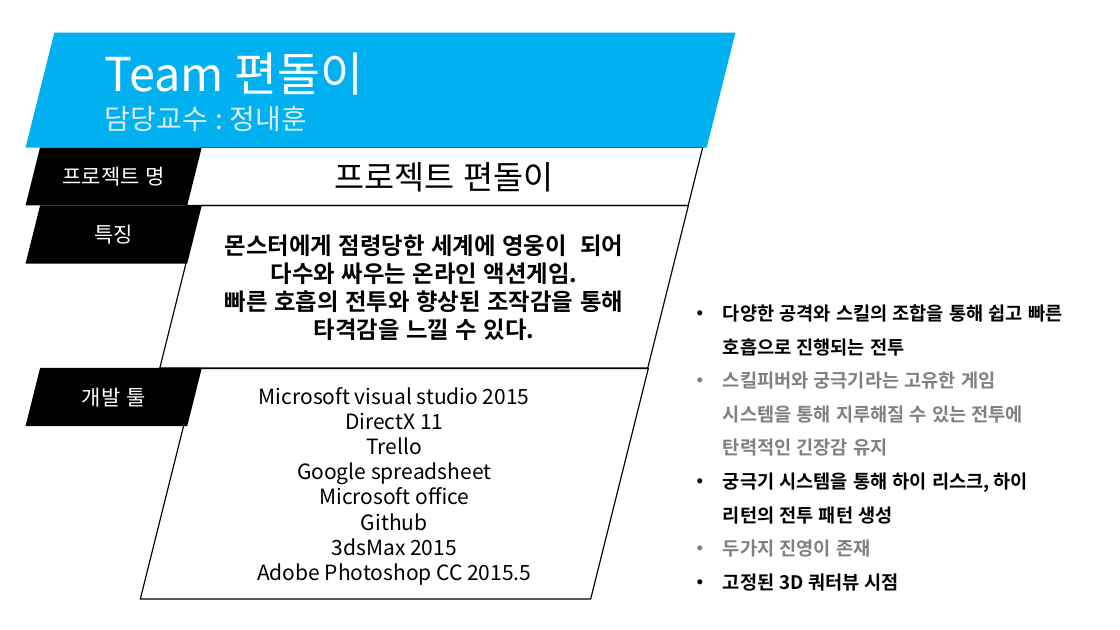
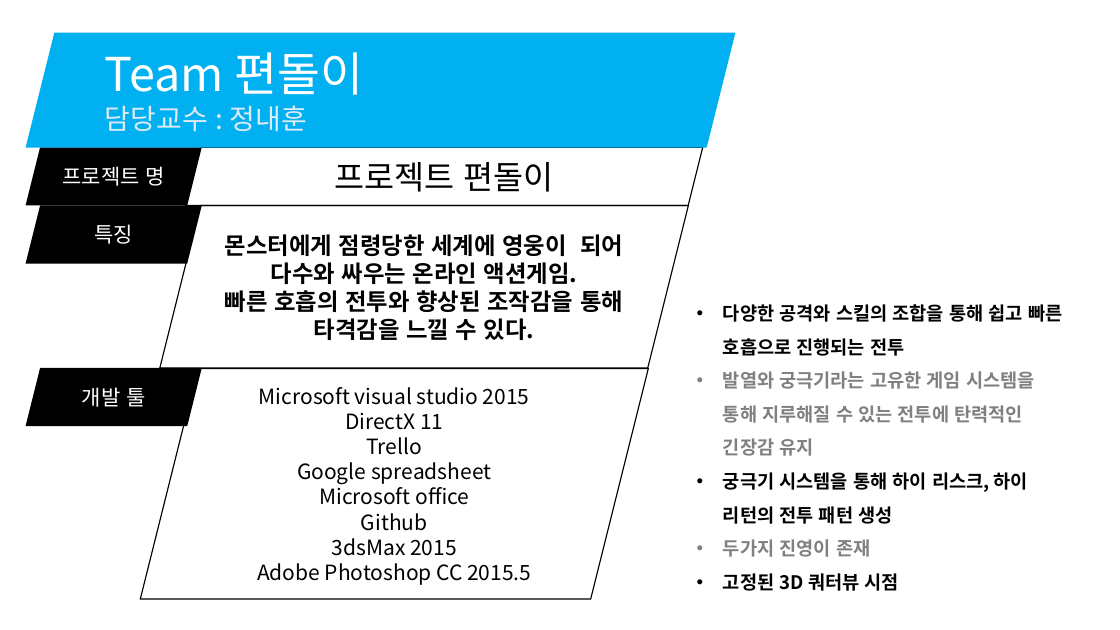
Before and after one commit to korleinster/gamebusdriver, a slide deck: slide 1 of documents/[13신창섭160802]졸업작품 제안서 1차수정.pptx. Drawn at 1120x630 pixels with LibreOffice and Linux fonts; fonts in the diff are those of the drawing. Boxes give left, top, right and bottom in pixels: in the first picture for what was removed or moved away, otherwise in the second. Text is boxed around its words. In the diff, an @@ line names an element or a change of style, - is before the commit and + after.

Commit message:
[신창섭]
1. 테이블 엑셀 하나로 통합 작업
2. 시스템 기획서들 하나의 워드 문서로 통합작업 진행 중(조작 관련 기획서 완료). 이동하면서 기획서의 수정이 병행되고 있음.

```diff
--- a/documents/[13신창섭160802]졸업작품 제안서 1차수정.pptx
+++ b/documents/[13신창섭160802]졸업작품 제안서 1차수정.pptx
@@ text at (723, 371, 1035, 456): text changed @@
-• 스킬피버와 궁극기라는 고유한 게임 시스템을 통해 지루해질 수 있는 전투에 탄력적인 긴장감 유지
+• 발열와 궁극기라는 고유한 게임 시스템을 통해 지루해질 수 있는 전투에 탄력적인 긴장감 유지
```
Also in this commit, not shown: 4 other slides changed, 3 slides added, 21 other files.
